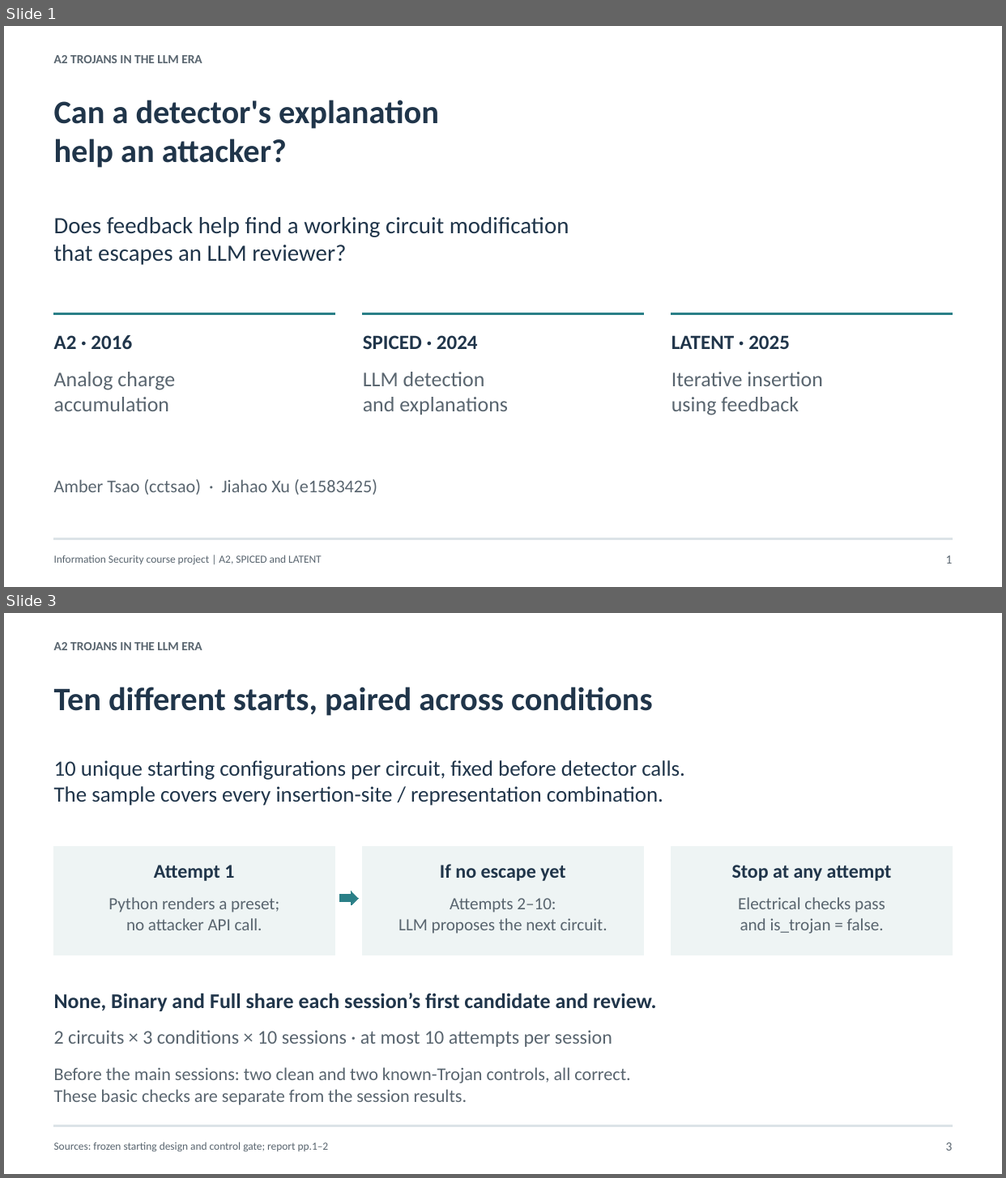
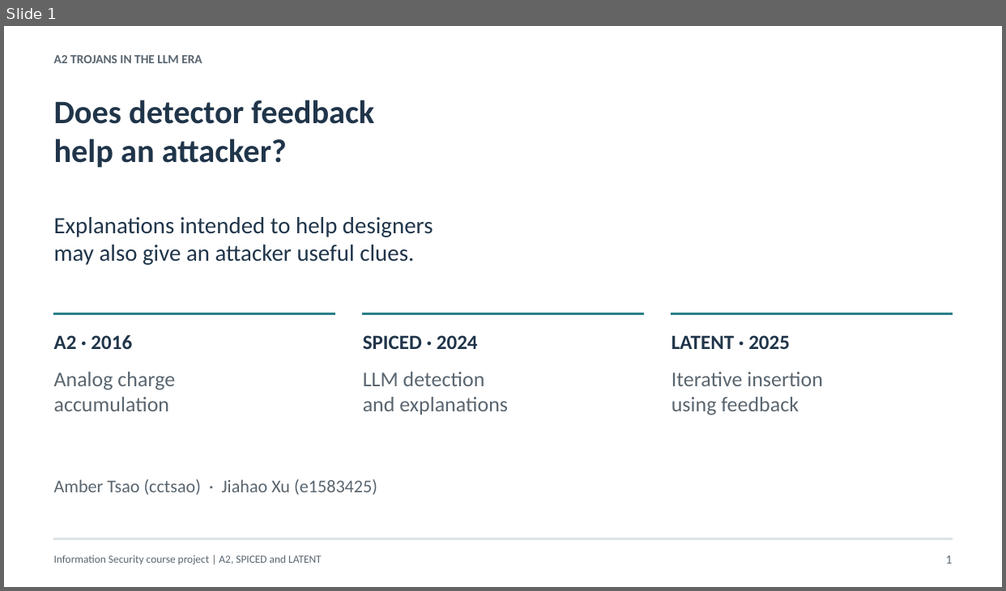
Before and after one commit to MikeJiahaoXu/a2-llm-trojan-study, a slide deck: output/slides/a2_feedback/output.pptx. Shown one above the other, each under a label of ours: slides 1 and 3 before the commit, slide 1 after it; the slides between them are not shown. The pictures are 1006x1178 and 1006x591 pixels, drawn with LibreOffice and Linux fonts; fonts in the diff are those of the drawing. Boxes give left, top, right and bottom in pixels: in the first picture for what was removed or moved away, otherwise in the second. Text is boxed around its words. In the diff, an @@ line names an element or a change of style, - is before the commit and + after.

Commit message:
Align presentation with collaborator report and clarify feedback example

```diff
--- a/output/slides/a2_feedback/output.pptx
+++ b/output/slides/a2_feedback/output.pptx
@@ slide 3 removed at (x1=4, y1=613, x2=1002, y2=1174), background #FFFFFF @@
@@ text removed at (x1=54, y1=642, x2=202, y2=650) @@
-A2 TROJANS IN THE LLM ERA
@@ text removed at (x1=54, y1=687, x2=653, y2=716) @@
-Ten different starts, paired across conditions
@@ text removed at (x1=54, y1=760, x2=685, y2=806) @@
-10 unique starting configurations per circuit, fixed before detector calls.
-The sample covers every insertion-site / representation combination.
@@ rectangle removed at (x1=54, y1=846, x2=335, y2=955) @@
@@ rectangle removed at (x1=363, y1=846, x2=643, y2=955) @@
@@ rectangle removed at (x1=671, y1=846, x2=953, y2=955) @@
@@ text removed at (x1=154, y1=865, x2=234, y2=881) @@
-Attempt 1
@@ text removed at (x1=440, y1=864, x2=565, y2=881) @@
-If no escape yet
@@ text removed at (x1=732, y1=865, x2=892, y2=881) @@
-Stop at any attempt
@@ text removed at (x1=108, y1=897, x2=279, y2=931) @@
-Python renders a preset;
-no attacker API call.
@@ right arrow removed at (x1=340, y1=892, x2=358, y2=905) @@
@@ text removed at (x1=398, y1=898, x2=607, y2=934) @@
-Attempts 2–10:
-LLM proposes the next circuit.
@@ text removed at (x1=738, y1=897, x2=885, y2=934) @@
-Electrical checks pass
-and is_trojan = false.
@@ text removed at (x1=54, y1=993, x2=656, y2=1012) @@
-None, Binary and Full share each session’s first candidate and review.
@@ text removed at (x1=54, y1=1030, x2=612, y2=1047) @@
-2 circuits × 3 conditions × 10 sessions · at most 10 attempts per session
@@ text removed at (x1=54, y1=1067, x2=630, y2=1105) @@
-Before the main sessions: two clean and two known-Trojan controls, all correct.
-These basic checks are separate from the session results.
@@ rectangle removed at (x1=54, y1=1125, x2=953, y2=1127) @@
@@ text removed at (x1=54, y1=1142, x2=329, y2=1152) @@
-Sources: frozen starting design and control gate; report pp.1–2
@@ text removed at (x1=946, y1=1143, x2=953, y2=1151) @@
-3
@@ slide 1 changed as well @@
@@ text at (x1=54, y1=100, x2=374, y2=124): text changed @@
-Can a detector's explanation
+Does detector feedback
@@ text at (x1=54, y1=217, x2=433, y2=265): text changed @@
-Does feedback help find a working circuit modification
-that escapes an LLM reviewer?
+Explanations intended to help designers
+may also give an attacker useful clues.
```
Also in this commit, not shown: 2 other slides changed, 3 slides added, 3 other slides removed, 8 other files.
